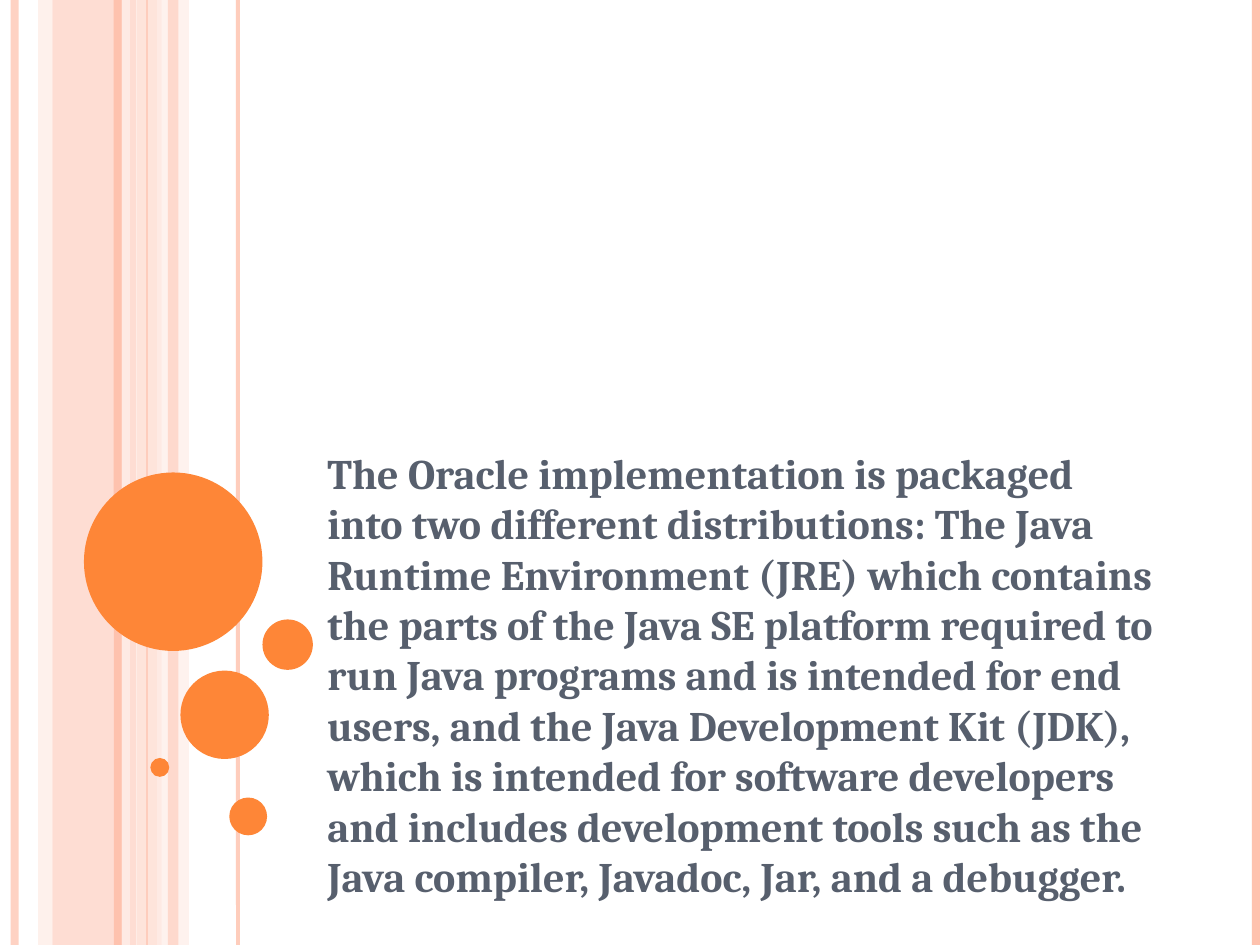
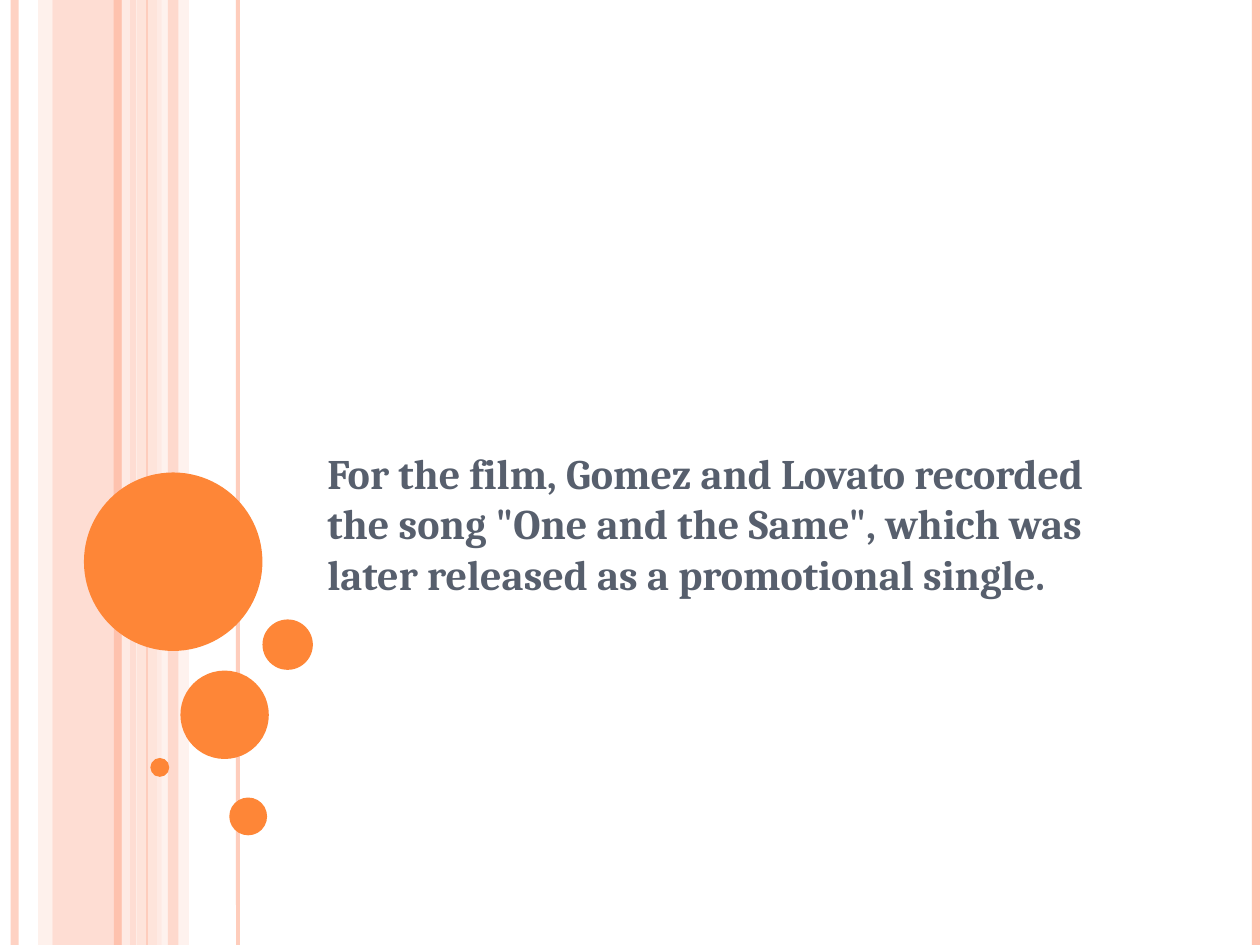
Before and after one commit to surabhi5/instant-ppt, a slide deck: slide 17 of output.pptx (slide 24 before the commit). Drawn at 1260x945 pixels with LibreOffice and Linux fonts; fonts in the diff are those of the drawing. Boxes give left, top, right and bottom in pixels: in the first picture for what was removed or moved away, otherwise in the second. Text is boxed around its words. In the diff, an @@ line names an element or a change of style, - is before the commit and + after.

```diff
--- a/output.pptx
+++ b/output.pptx
@@ subtitle at [327, 459, 1083, 599]: text changed @@
-The Oracle implementation is packaged into two different distributions: The Java Runtime Environment (JRE) which contains the parts of the Java SE platform required to run Java programs and is intended for end users, and the Java Development Kit (JDK), which is intended for software developers and includes development tools such as the Java compiler, Javadoc, Jar, and a debugger.
+For the film, Gomez and Lovato recorded the song "One and the Same", which was later released as a promotional single.
```
Also in this commit, not shown: 1 other slide changed, 81 slides added, 31 slides removed, 6 other files.
